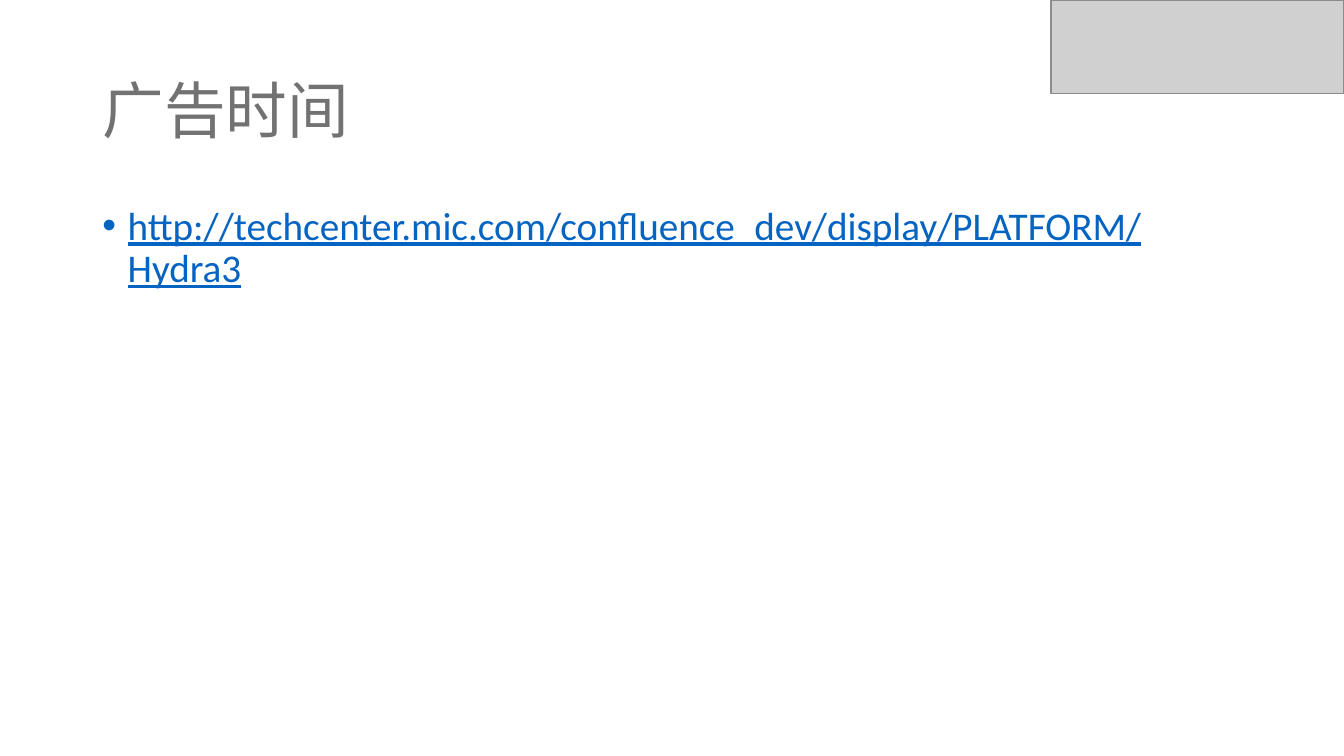
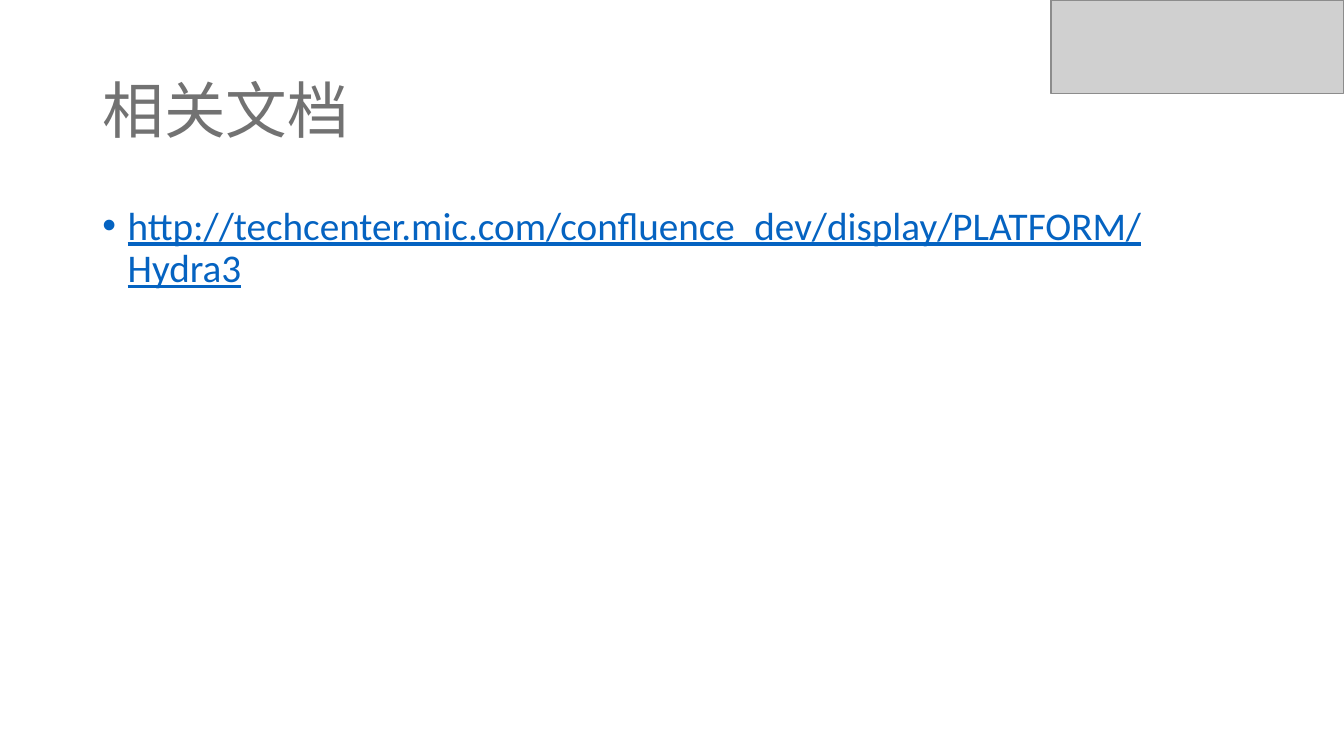
Before and after one commit to ivaneye/ivaneye.github.com, a slide deck: slide 17 of source/ppt/work/焦点服务化框架Hydra的演变-王一帆.pptx. Drawn at 1344x756 pixels with LibreOffice and Linux fonts; fonts in the diff are those of the drawing; grey boxes stand for pictures. Boxes give left, top, right and bottom in pixels: in the first picture for what was removed or moved away, otherwise in the second. Text is boxed around its words. In the diff, an @@ line names an element or a change of style, - is before the commit and + after.

Commit message:
ppt

```diff
--- a/source/ppt/work/焦点服务化框架Hydra的演变-王一帆.pptx
+++ b/source/ppt/work/焦点服务化框架Hydra的演变-王一帆.pptx
@@ title at bbox=[102, 81, 348, 138]: text changed @@
-广告时间
+相关文档
```
Also in this commit, not shown: 1 other file.
